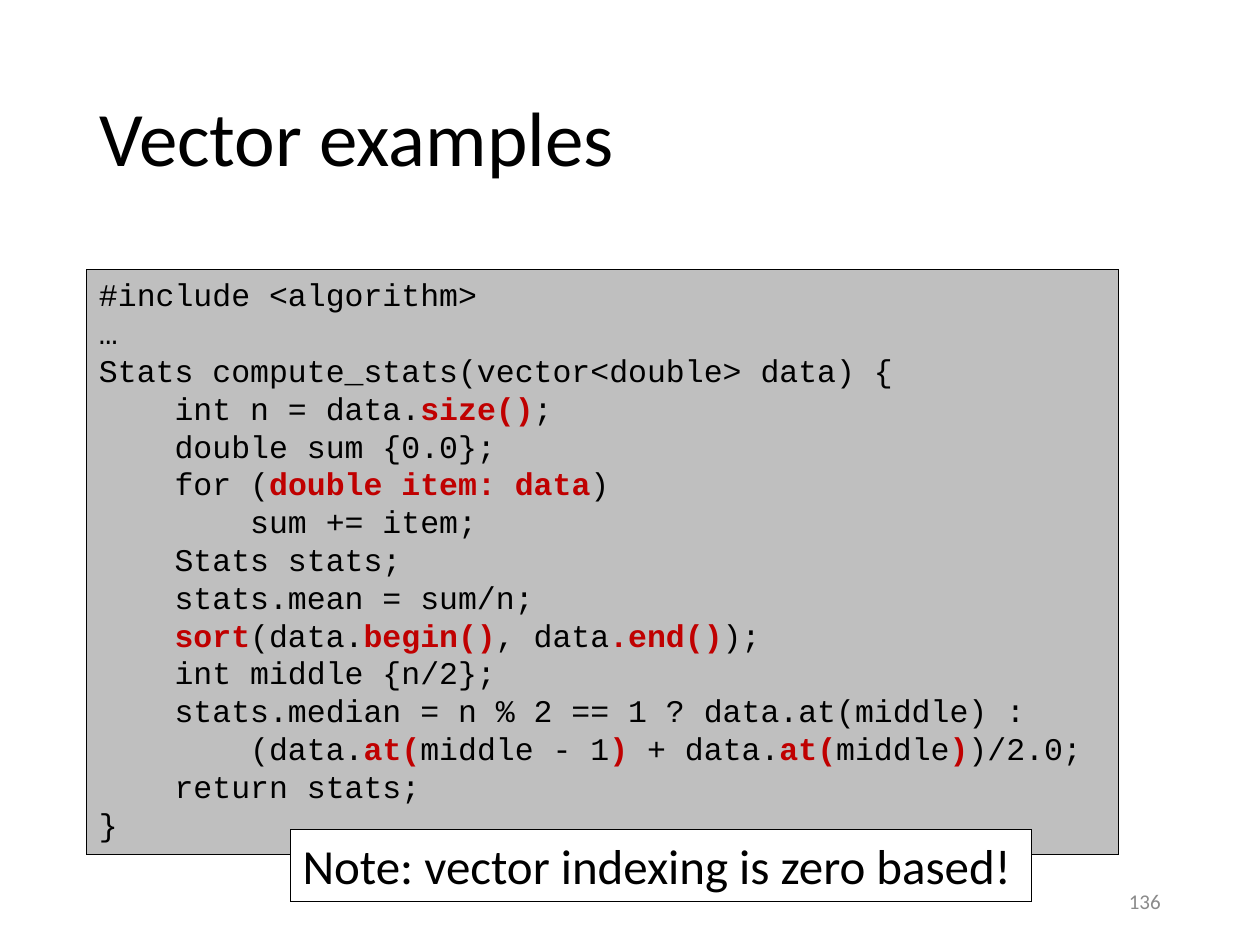
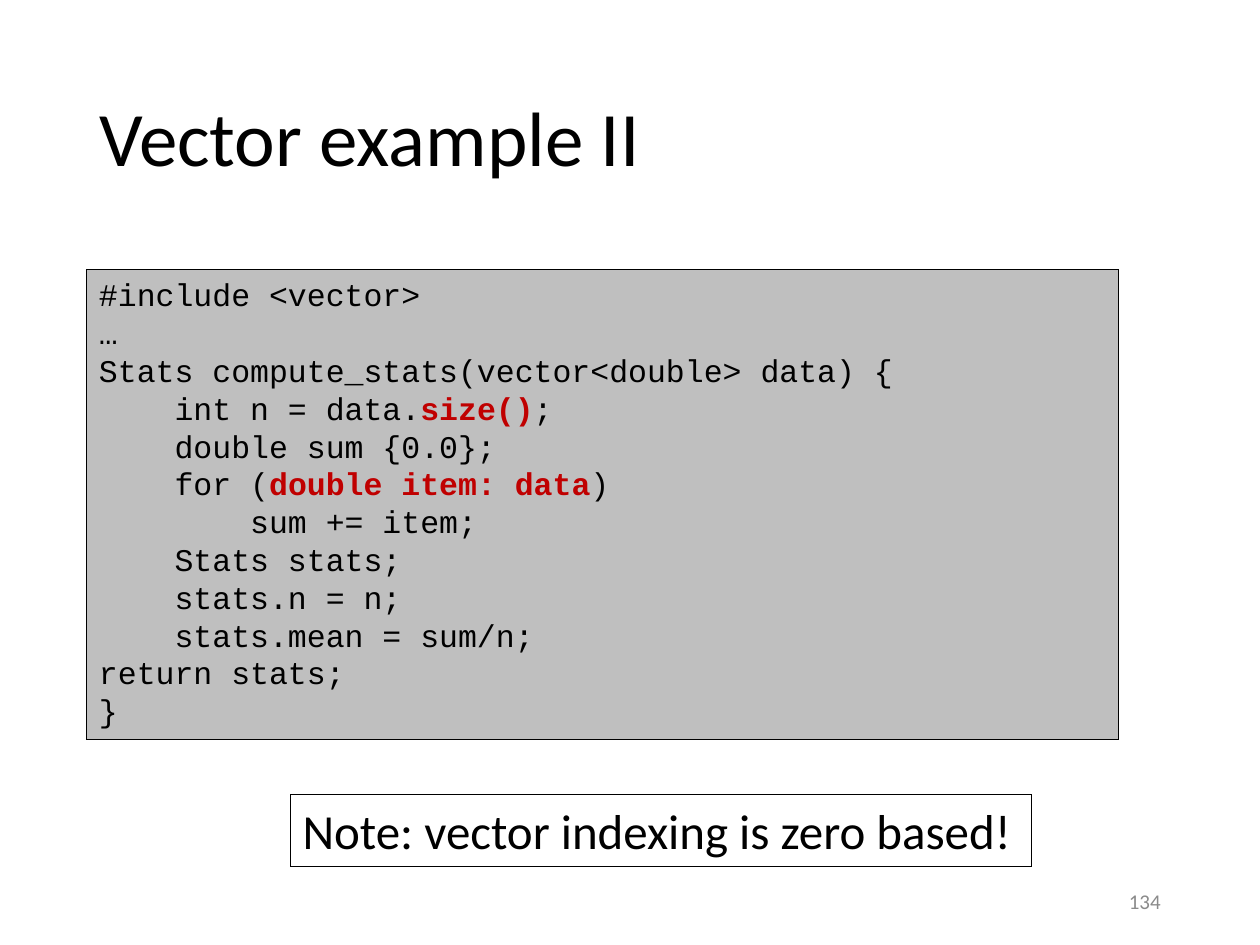
Before and after one commit to gjbex/training-material, a slide deck: slide 134 of CPlusPlus/scientific_cpp.pptx (slide 136 before the commit). Drawn at 1260x945 pixels with LibreOffice and Linux fonts; fonts in the diff are those of the drawing. Boxes give left, top, right and bottom in pixels: in the first picture for what was removed or moved away, otherwise in the second. Text is boxed around its words. In the diff, an @@ line names an element or a change of style, - is before the commit and + after.

```diff
--- a/CPlusPlus/scientific_cpp.pptx
+++ b/CPlusPlus/scientific_cpp.pptx
@@ title at <box>99,112,640,179</box>: text changed @@
-Vector examples
+Vector example II
@@ rectangle "#include <vector>": place and size @@
-rectangle "#include <vector>" at <box>87,270,1119,854</box>
+rectangle "#include <vector>" at <box>87,270,1119,741</box>
@@ text in rectangle at <box>99,284,420,307</box>: text changed @@
-#include <algorithm>
+#include <vector>
@@ text in rectangle at <box>175,588,402,615</box>: paragraph added @@
+stats.n = n;
@@ text in rectangle at <box>175,624,1082,767</box>: paragraphs removed @@
-sort(data.begin(), data.end());
-int middle {n/2};
-stats.median = n % 2 == 1 ? data.at(middle) :
-(data.at(middle - 1) + data.at(middle))/2.0;
@@ rectangle "Note: vector indexing is zero ...": place and size @@
-rectangle "Note: vector indexing is zero ..." at <box>290,829,1031,901</box>
+rectangle "Note: vector indexing is zero ..." at <box>290,795,1031,867</box>
@@ page number at <box>1129,895,1161,909</box>: text changed @@
-136
+134
```
Also in this commit, not shown: 5 other slides changed, 1 slide added, 11 slides removed.
